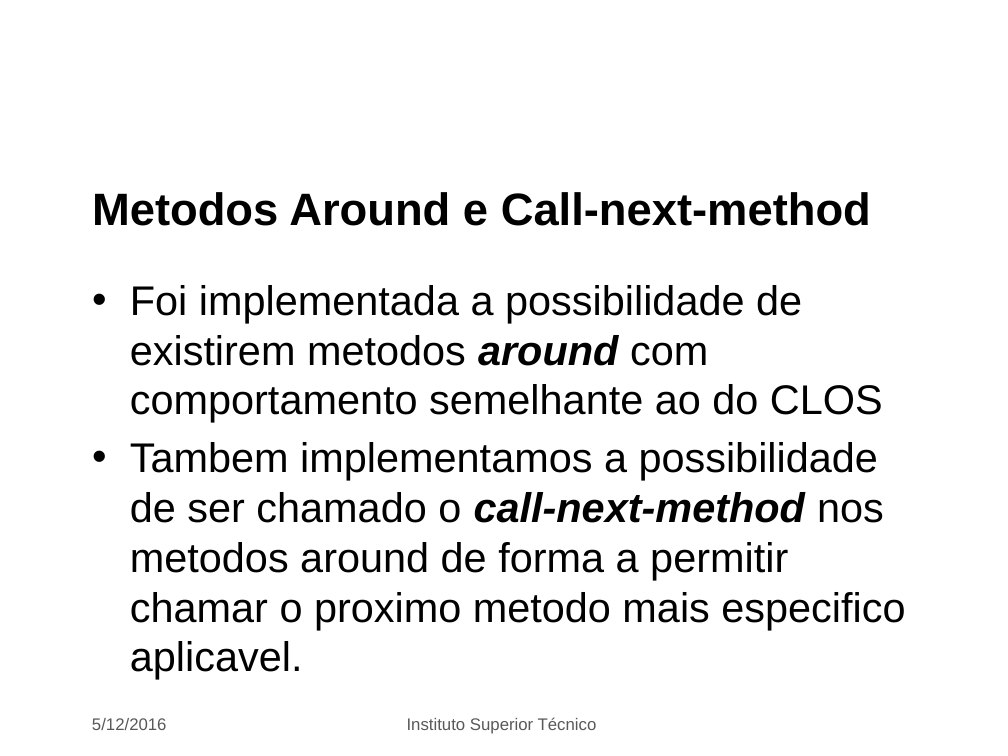
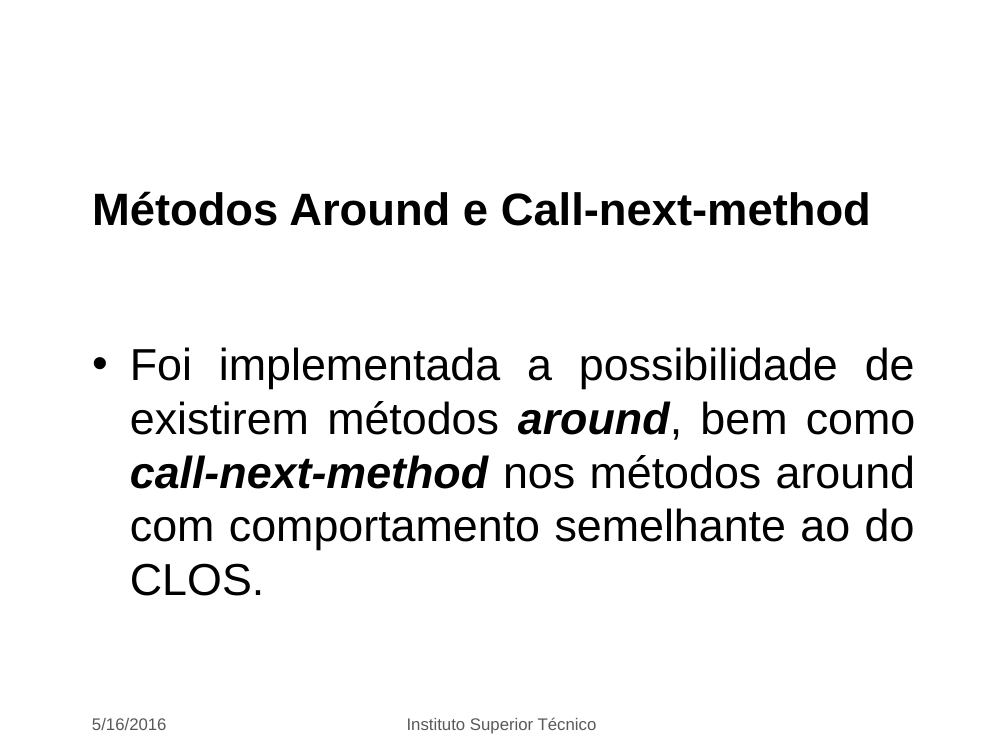
Before and after one commit to GAC27/PAva, a slide deck: slide 16 of p2.pptx. Drawn at 1008x756 pixels with LibreOffice and Linux fonts; fonts in the diff are those of the drawing; background and template pictures are left out. Boxes give left, top, right and bottom in pixels: in the first picture for what was removed or moved away, otherwise in the second. Text is boxed around its words. In the diff, an @@ line names an element or a change of style, - is before the commit and + after.

Commit message:
ppt

```diff
--- a/p2.pptx
+++ b/p2.pptx
@@ title at box(92, 191, 871, 226): text changed @@
-Metodos Around e Call-next-method
+Métodos Around e Call-next-method
@@ text at box(130, 347, 916, 596): text changed; size 29.6 to 32 pt @@
-• Foi implementada a possibilidade de existirem metodos around com comportamento semelhante ao do CLOS
-• Tambem implementamos a possibilidade de ser chamado o call-next-method nos metodos around de forma a permitir chamar o proximo metodo mais especifico aplicavel.
+• Foi implementada a possibilidade de existirem métodos around, bem como call-next-method nos métodos around com comportamento semelhante ao do CLOS.
@@ text at box(92, 718, 167, 730): text changed @@
-5/12/2016
+5/16/2016
```
Also in this commit, not shown: 16 other slides changed, 3 other files.
